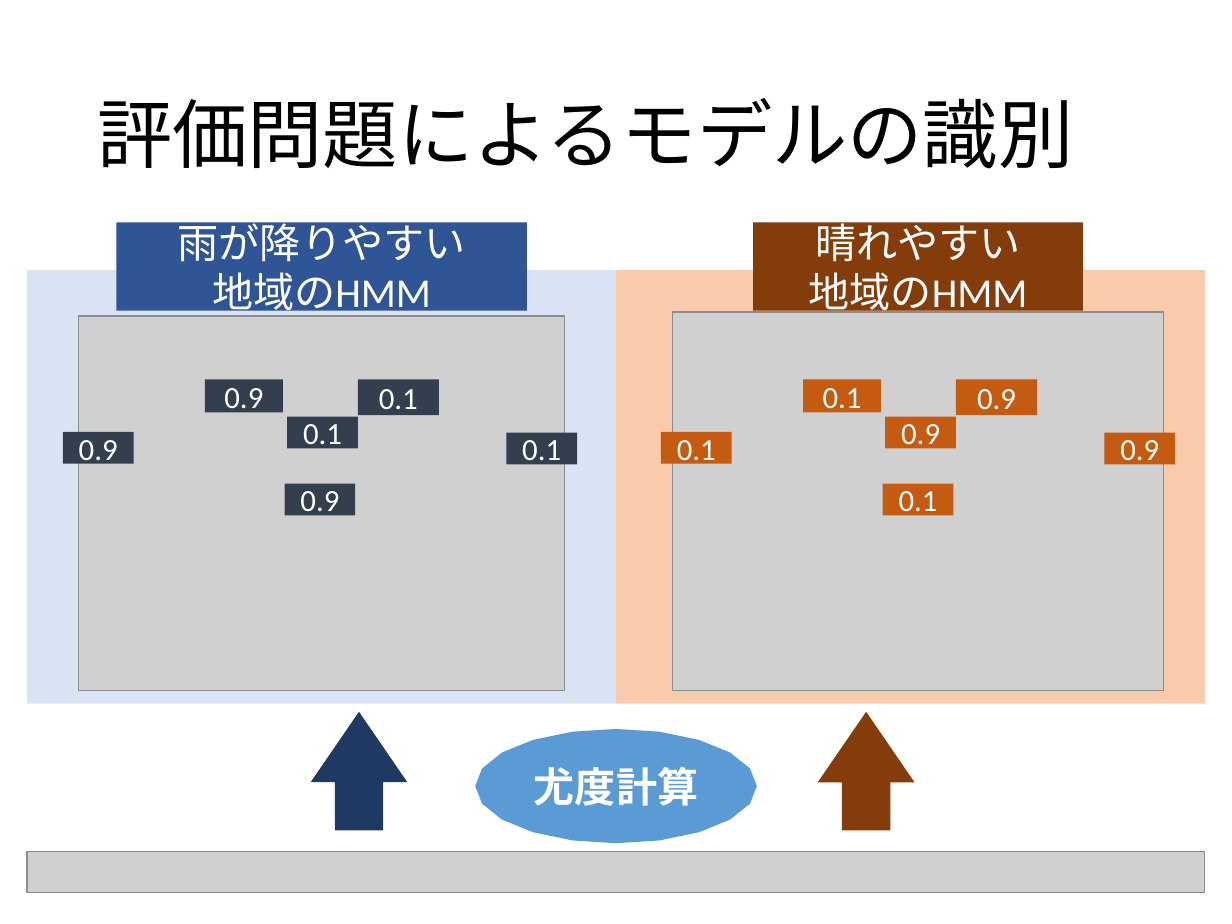
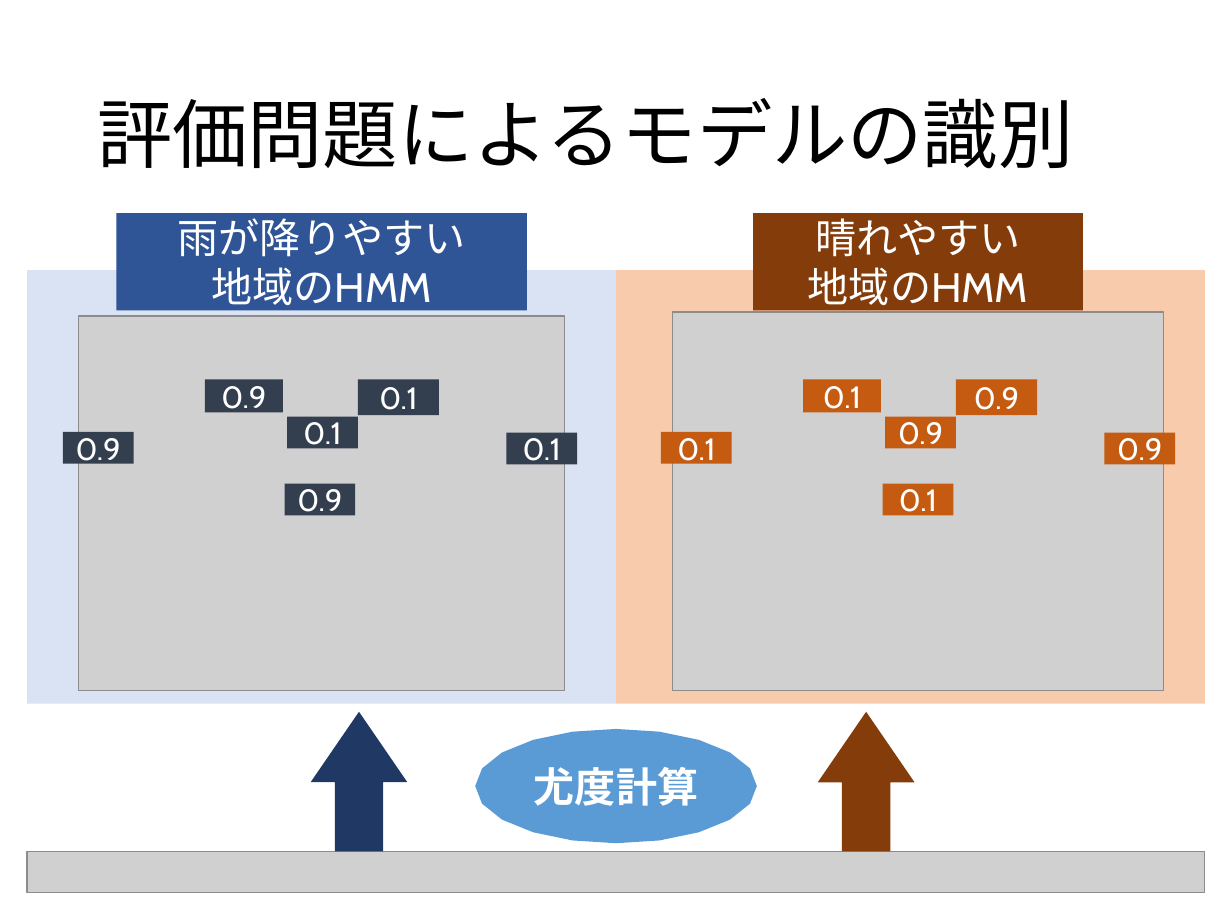
Before and after one commit to 2017B4/rinko, a slide deck: slide 31 of 輪講実習.pptx. Drawn at 1232x924 pixels with LibreOffice and Linux fonts; fonts in the diff are those of the drawing; grey boxes stand for pictures. Boxes give left, top, right and bottom in pixels: in the first picture for what was removed or moved away, otherwise in the second. Text is boxed around its words. In the diff, an @@ line names an element or a change of style, - is before the commit and + after.

```diff
--- a/輪講実習.pptx
+++ b/輪講実習.pptx
@@ rectangle "雨が降りやすい": place and size @@
-rectangle "雨が降りやすい" at [116, 223, 526, 312]
+rectangle "雨が降りやすい" at [116, 213, 526, 310]
@@ font Calibri to Cabin in 15 elements at [97, 98, 1073, 169], [956, 379, 1037, 415], [803, 379, 881, 413], [886, 416, 956, 448], [882, 484, 952, 516], [660, 431, 731, 463], [1104, 432, 1174, 464], [357, 379, 439, 415], [205, 379, 282, 413], [287, 416, 357, 448], [285, 484, 355, 516], [63, 431, 133, 463], [506, 432, 577, 464], [116, 213, 526, 310], [753, 213, 1083, 310] @@
@@ rectangle "晴れやすい": place and size @@
-rectangle "晴れやすい" at [753, 223, 1083, 312]
+rectangle "晴れやすい" at [753, 213, 1083, 310]
@@ down arrow: place and size @@
-down arrow at [310, 712, 408, 830]
+down arrow at [310, 712, 408, 851]
@@ down arrow: place and size @@
-down arrow at [818, 712, 915, 830]
+down arrow at [818, 712, 915, 851]
```
Also in this commit, not shown: 30 other slides changed.
